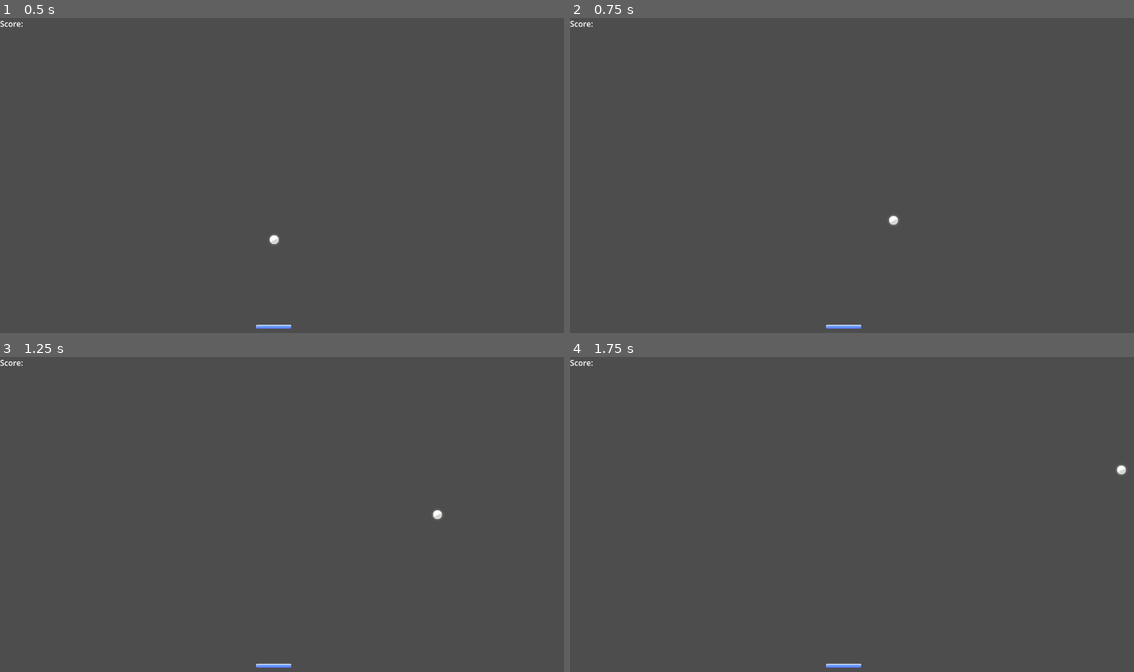
Above: before the commit, frames 1-4 (two rows, left to right).
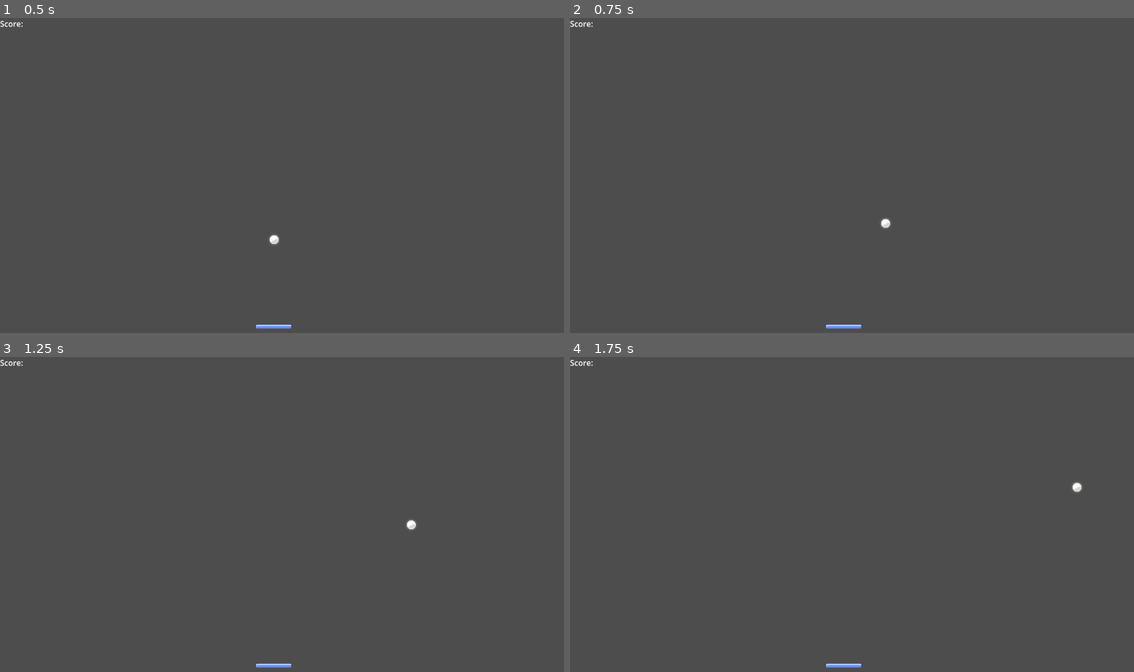
Above: after the commit, the same moments.

Repository: rebel-doomer/Breakout-Clone
Game: Godot game, scene res://main.tscn
The game is run twice, just before and just after one commit, with the same random seed, the same clock (stepped at 60 frames per second) and the same inputs.
Inputs:
- Up to frame 1 (0.5 s): no input
- Up to frame 2 (0.75 s): tap Enter (ui_accept) at 0.5, 0.6 s
- Up to frame 3 (1.25 s): tap Enter (ui_accept) at 0.77, 1.07 s
- Up to frame 4 (1.75 s): tap Enter (ui_accept) at 1.35, 1.52 s

Frame 1 is identical in both runs. In frame 2, less than 0.1% of the frame differs, in the area x 55-59%, y 62-67%; in frame 3, less than 0.1%; in frame 4, less than 0.1%, in the area x 88-99%, y 34-44%.

Commit message:
tweaking re-used code to fit new game better

Diff:
--- a/scripts/ball.gd
+++ b/scripts/ball.gd
@@ -1,7 +1,7 @@
 extends CharacterBody2D
 
-const INITIAL_SPEED: float = 500.0 # starting speed
-var speed: float = 500.0 # ball's speed in which it moves
+const INITIAL_SPEED: float = 420.0 # starting speed
+var speed: float = 420.0 # ball's speed in which it moves
 
 var is_moving: bool = false # this variable is a bool, very simple but handy to use, gets a lot of stuff done
 var velocity_vector: Vector2 = Vector2.ZERO # todo bad redundancy
@@ -13,10 +13,11 @@
 
 func _physics_process(delta: float) -> void:
 	if not is_moving:
-		velocity = Vector2.ZERO # todo so much redundancy to delete/fix later
+		velocity = Vector2.ZERO # so much redundancy to delete/fix later
 		# Press Spacebar (ui_accept), moveUp, or moveDown to launch the ball after reset
 		# ui accept is built into godot, the spacebar
-		if Input.is_action_just_pressed("ui_accept") or Input.is_action_just_pressed("moveUp") or Input.is_action_just_pressed("moveDown"):
+		# todo setup controls in godot game engine's gui so the line of code below works (paddle/player)
+		if Input.is_action_just_pressed("ui_accept") or Input.is_action_just_pressed("moveLeft") or Input.is_action_just_pressed("moveRight"):
 			ball_start()
 		return
 
@@ -34,7 +35,7 @@
 			velocity_vector = velocity_vector.bounce(normal) # note: normal. uses that information to bounce the ball away at the correct angle
 
 		# INCREASE SPEED UPON COLLISION
-			speed += 20.0
+			speed += 10.0 # todo play test to tweak this around
 			print("Ball speed increased to: ", speed) # Helpful debug print to see it working
 
 func ball_start() -> void:
--- a/scripts/player.gd
+++ b/scripts/player.gd
@@ -1,4 +1,4 @@
-extends CharacterBody2D
+extends CharacterBody2D # todo transitioning player from characterbody2d to animatablebody2d, change most code in this script
 
 const SPEED: float = 400.0
 var fixed_x: float = 0.0 # Custom variable to remember the paddle's starting X position
